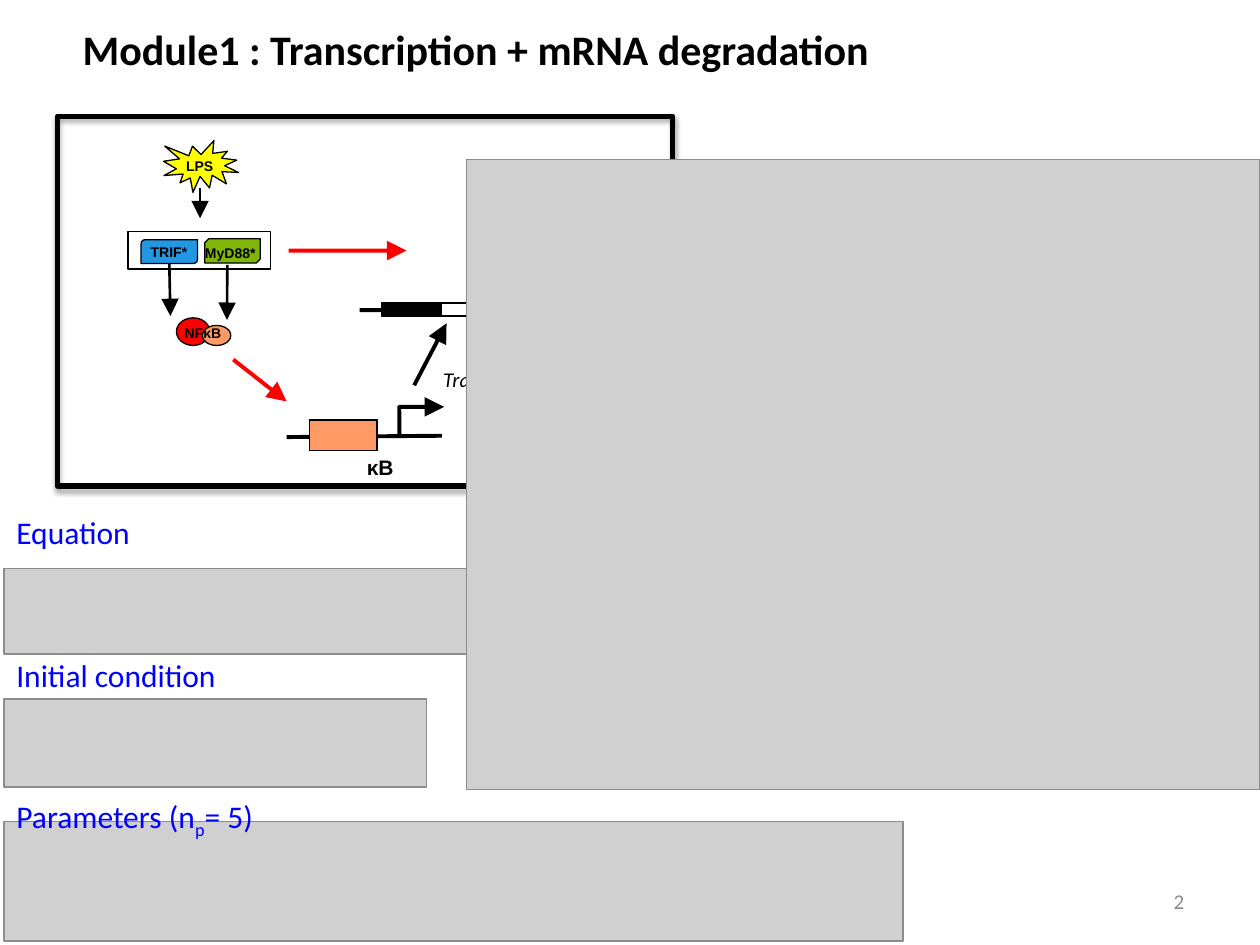
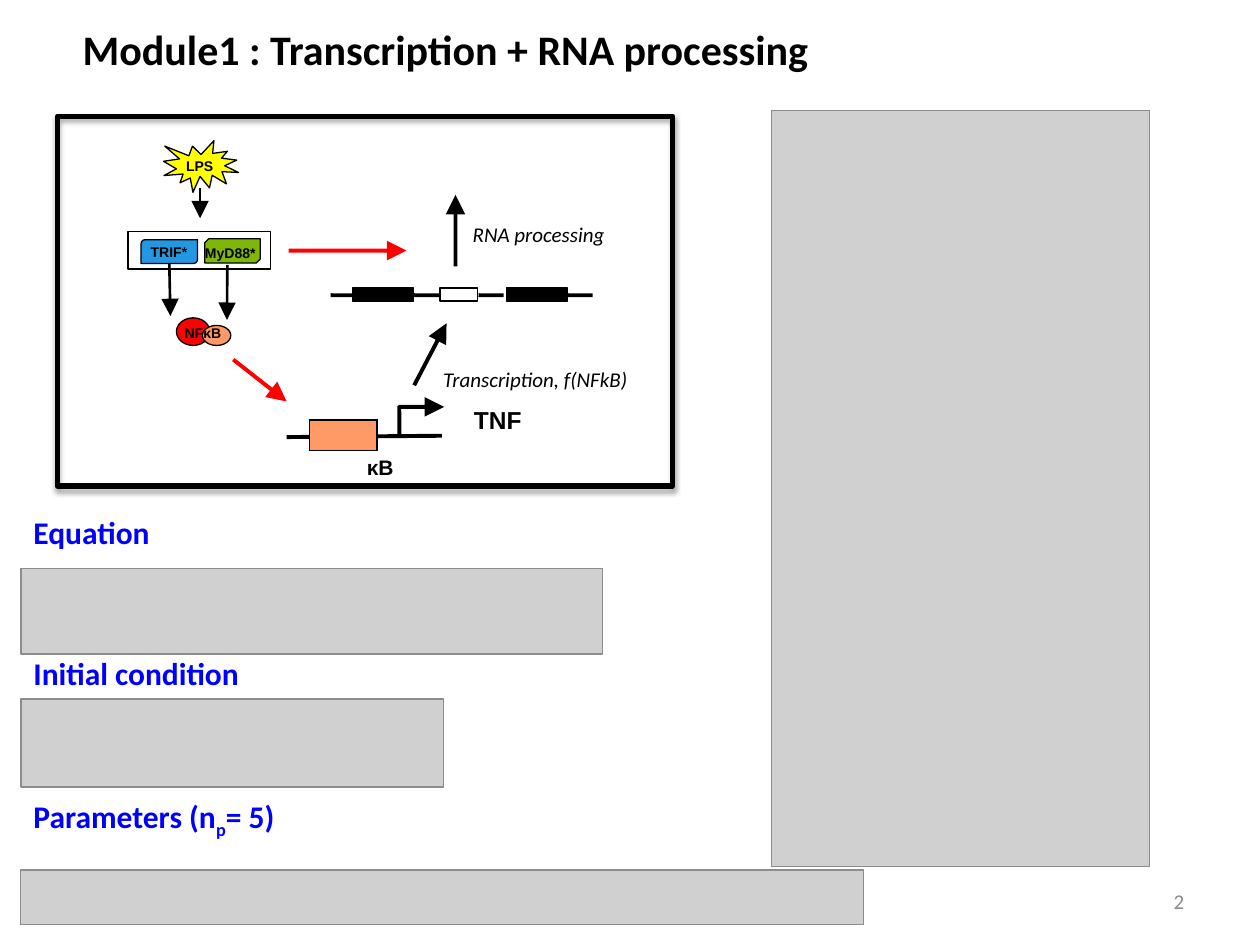
Before and after one commit to biomystery/TNF_regulation, a slide deck: slide 2 of TNF_Slides.pptx. Drawn at 1260x945 pixels with LibreOffice and Linux fonts; fonts in the diff are those of the drawing; grey boxes stand for pictures. Boxes give left, top, right and bottom in pixels: in the first picture for what was removed or moved away, otherwise in the second. Text is boxed around its words. In the diff, an @@ line names an element or a change of style, - is before the commit and + after.

```diff
--- a/TNF_Slides.pptx
+++ b/TNF_Slides.pptx
@@ text at <box>83,35,808,72</box>: text changed @@
-Module1 : Transcription + mRNA degradation
+Module1 : Transcription + RNA processing
@@ picture added at <box>771,111,1149,867</box> @@
@@ picture removed at <box>466,160,1260,790</box> @@
@@ arrow added from (456, 266) to (456, 195), #000000 2.25 pt @@
@@ text added at <box>473,227,604,246</box>, 12 pt, text #000000, italic @@
+RNA processing
@@ line moved from (359, 310) - (384, 310) to (330, 295) - (355, 295) @@
@@ rectangle: place and size @@
-rectangle at <box>382,302,444,315</box>
+rectangle at <box>353,289,415,301</box>
@@ rectangle: place and size @@
-rectangle at <box>441,302,479,315</box>
+rectangle at <box>440,289,478,301</box>
@@ group added at <box>413,289,592,301</box>: 3 lines, 1 rectangle @@
@@ text added at <box>474,412,522,429</box>, 14 pt, text #000000, bold @@
+TNF
@@ text "Equation": place and size @@
-text "Equation" at <box>16,522,129,549</box>
+text "Equation" at <box>33,522,149,549</box>
@@ picture: place and size @@
-picture at <box>4,568,600,654</box>
+picture at <box>21,568,602,654</box>
@@ bold on in 3 elements at <box>33,805,275,833</box>, <box>33,522,149,549</box>, <box>33,663,239,686</box> @@
@@ text "Initial condition": place and size @@
-text "Initial condition" at <box>16,665,216,688</box>
+text "Initial condition" at <box>33,663,239,686</box>
@@ picture: place and size @@
-picture at <box>4,699,426,788</box>
+picture at <box>21,699,444,788</box>
@@ text "Parameters (np= 5)": place and size @@
-text "Parameters (np= 5)" at <box>16,802,252,836</box>
+text "Parameters (np= 5)" at <box>33,805,275,833</box>
@@ picture: place and size @@
-picture at <box>4,822,902,941</box>
+picture at <box>20,871,863,925</box>
```
Also in this commit, not shown: 2 other slides changed, 3 slides added, 1 slide removed, 25 other files.
